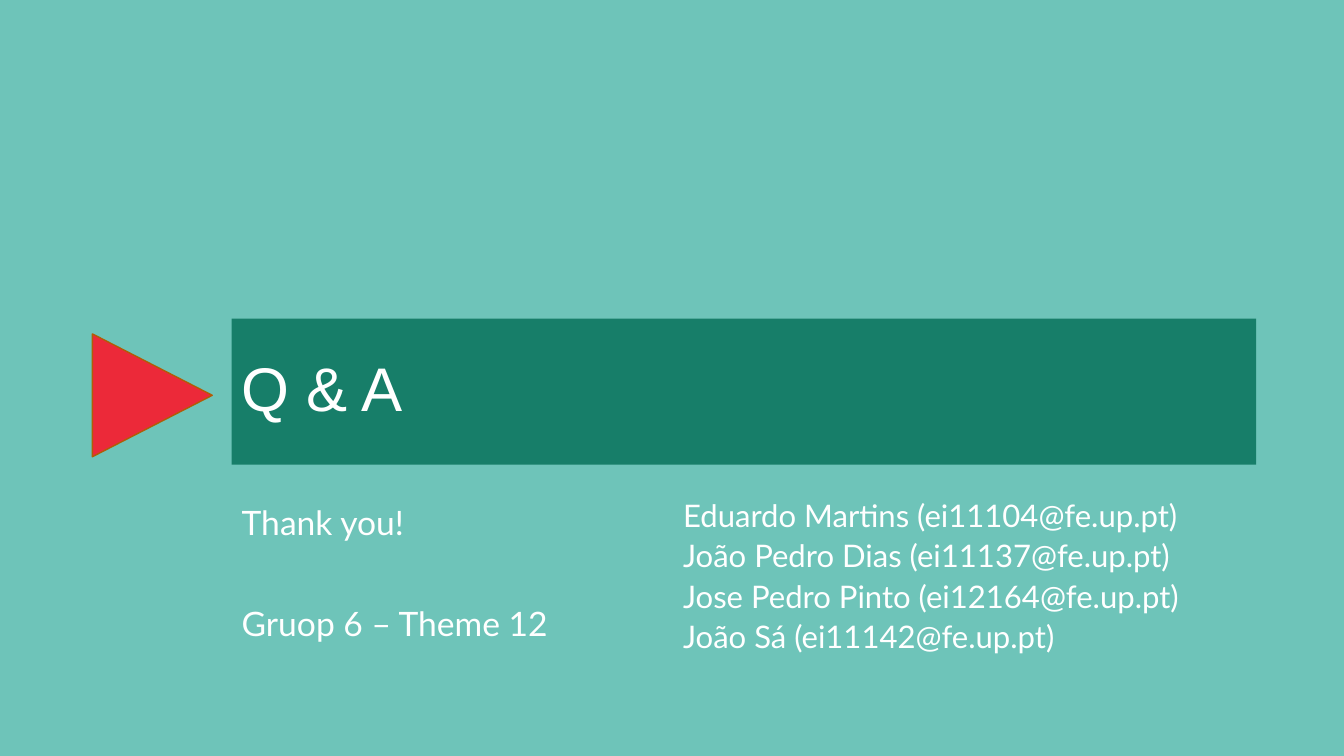
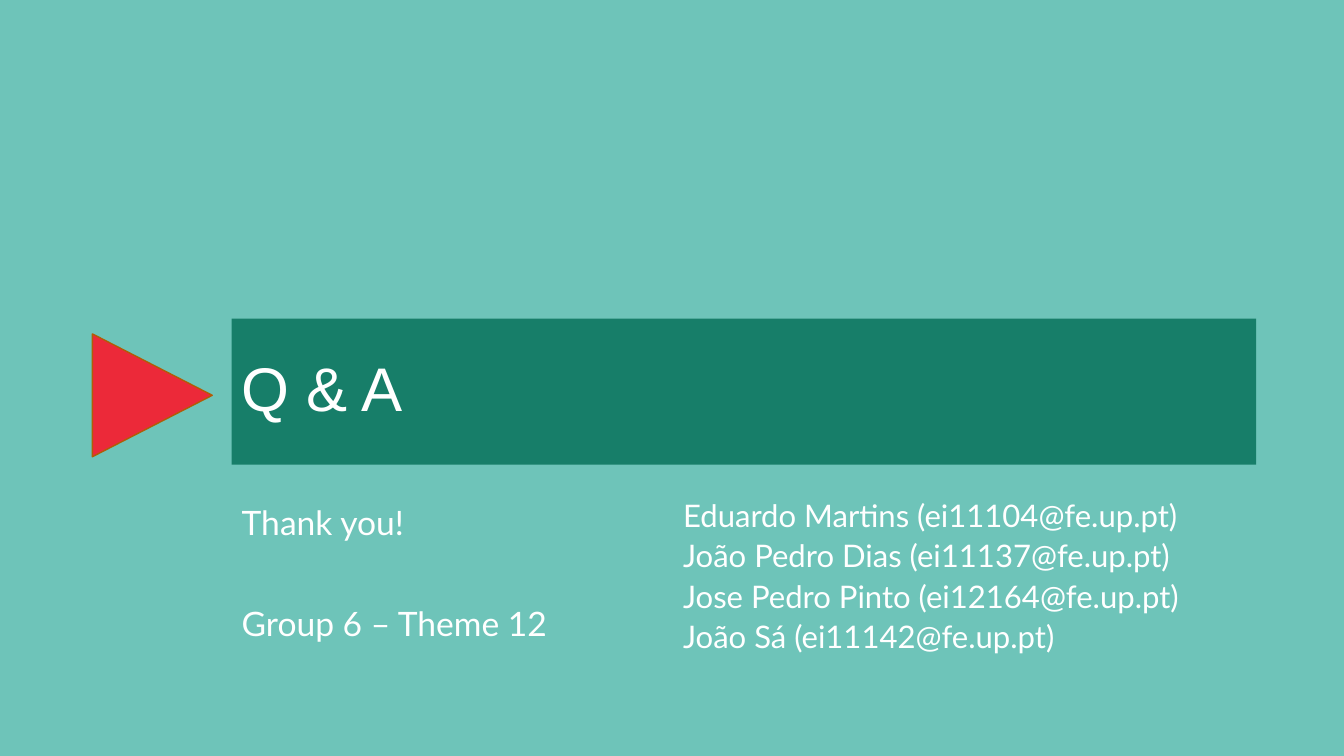
Before and after one commit to jpdias/botnet-lab, a slide deck: slide 7 of specification/A hands-on approach on botnets.pptx. Drawn at 1344x756 pixels with LibreOffice and Linux fonts; fonts in the diff are those of the drawing; background and template pictures are left out. Boxes give left, top, right and bottom in pixels: in the first picture for what was removed or moved away, otherwise in the second. Text is boxed around its words. In the diff, an @@ line names an element or a change of style, - is before the commit and + after.

```diff
--- a/specification/A hands-on approach on botnets.pptx
+++ b/specification/A hands-on approach on botnets.pptx
@@ text at bbox=[242, 611, 547, 642]: text changed @@
-Gruop 6 – Theme 12
+Group 6 – Theme 12
```
Also in this commit, not shown: 27 other files.
